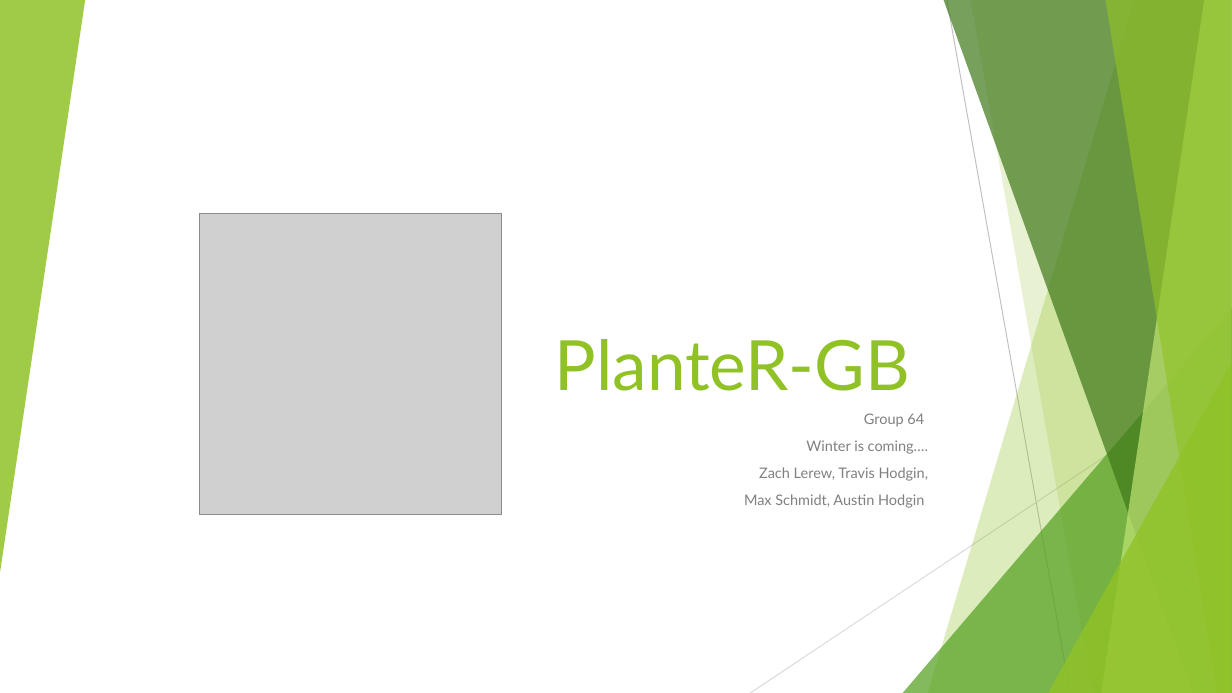
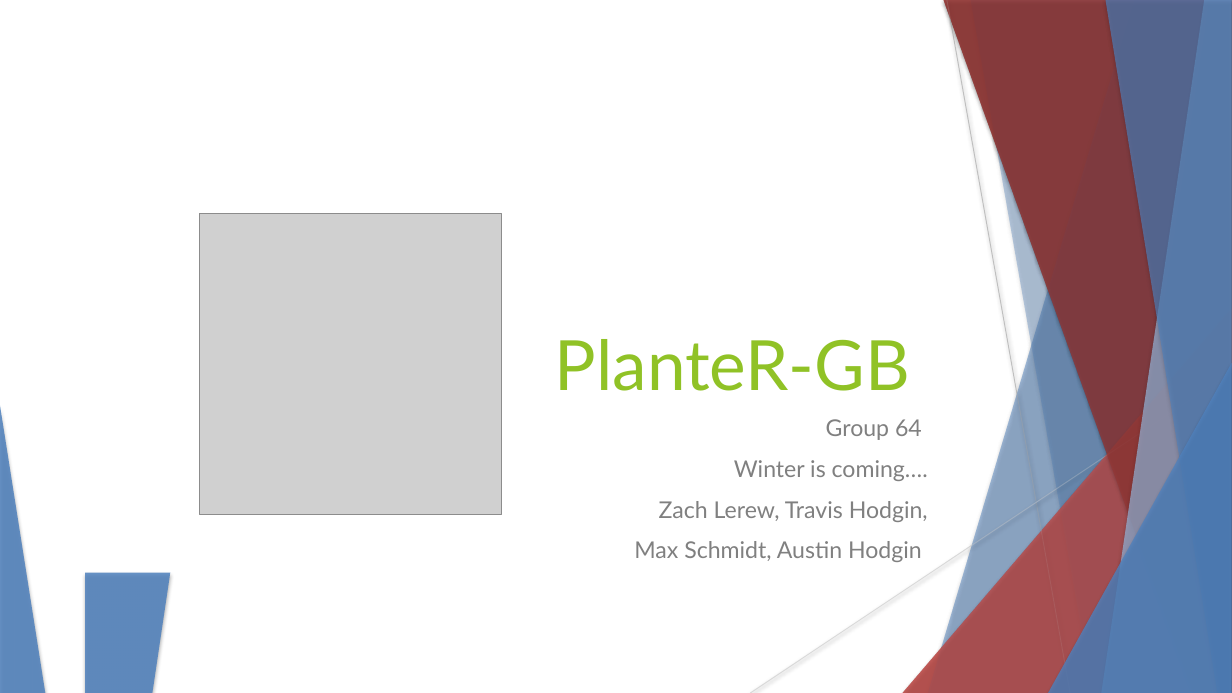
Before and after one commit to HodginAustin/Winter-Is-Coming, a slide deck: slide 1 of Documents/PresentationWinter/Winter Presentation.pptx. Drawn at 1232x693 pixels with LibreOffice and Linux fonts; fonts in the diff are those of the drawing; grey boxes stand for pictures. Boxes give left, top, right and bottom in pixels: in the first picture for what was removed or moved away, otherwise in the second. Text is boxed around its words. In the diff, an @@ line names an element or a change of style, - is before the commit and + after.

Commit message:
add command line section to presentation

```diff
--- a/Documents/PresentationWinter/Winter Presentation.pptx
+++ b/Documents/PresentationWinter/Winter Presentation.pptx
@@ triangle removed at box(0, 0, 85, 573) @@
@@ freeform shape at box(928, 0, 1232, 693): fill #90C226 at 30% opacity to #4F81BD at 30% opacity; shadow on @@
@@ freeform shape added at box(928, 0, 1232, 693), fill #4F81BD at 30% opacity @@
@@ freeform shape at box(944, 0, 1232, 693): fill #3F7819 at 70% opacity to #953735 at 70% opacity; shadow on @@
@@ freeform shape added at box(944, 0, 1232, 693), fill #953735 at 70% opacity @@
@@ line (947, 0) - (1070, 693): stroke #BFBFBF 0.75 pt to #BFBFBF 0.74 pt @@
@@ freeform shape at box(970, 0, 1232, 693): fill #90C226 at 20% opacity to #4F81BD at 20% opacity; shadow on; outline redrawn @@
@@ freeform shape added at box(970, 0, 1232, 693), fill #4F81BD at 20% opacity @@
@@ freeform shape at box(1102, 0, 1232, 693): fill #C0E474 at 70% opacity to #95B3D7 at 70% opacity; shadow on @@
@@ freeform shape added at box(1102, 0, 1232, 693), fill #95B3D7 at 70% opacity @@
@@ freeform shape at box(1105, 0, 1232, 693): fill #90C226 at 65% opacity to #4F81BD at 65% opacity; shadow on @@
@@ freeform shape added at box(1105, 0, 1232, 693), fill #4F81BD at 65% opacity @@
@@ triangle at box(903, 308, 1232, 693): fill #54A021 at 72% opacity to #C0504D at 72% opacity; shadow on @@
@@ triangle added at box(903, 308, 1232, 693), fill #C0504D at 72% opacity @@
@@ line (1232, 372) - (750, 693): stroke #D9D9D9 0.75 pt to #D9D9D9 0.74 pt @@
@@ triangle at box(1048, 363, 1232, 693): fill #90C226 at 80% opacity to #4F81BD at 80% opacity; shadow on @@
@@ triangle added at box(1048, 363, 1232, 693), fill #4F81BD at 80% opacity @@
@@ triangle added at box(0, 406, 45, 693), fill #4F81BD at 85% opacity @@
@@ text "Group 64" at box(634, 419, 928, 562): size 11.2 to 18 pt; line spacing 0.8 to 1 @@
@@ triangle added at box(85, 573, 170, 693), fill #4F81BD at 85% opacity @@
```
Also in this commit, not shown: 9 other slides changed.
